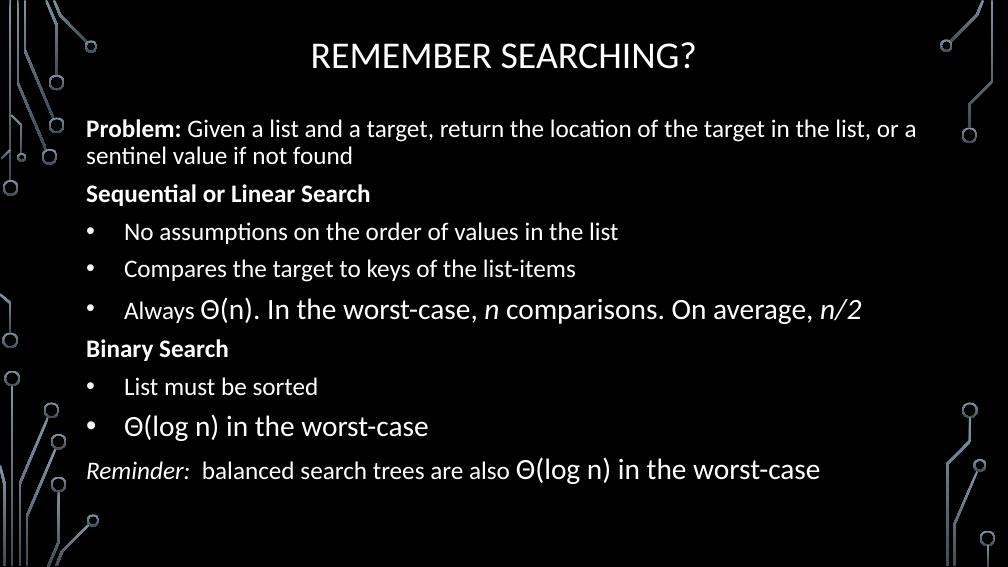
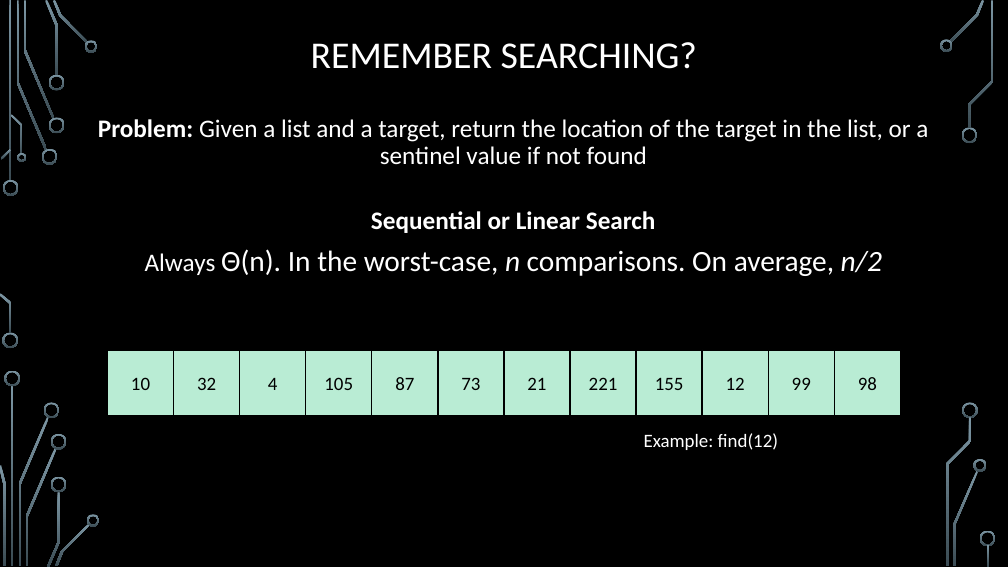
Before and after one commit to markfloryan/dsa2, a slide deck: slide 27 of slides/00-Review.pptx. Drawn at 1008x567 pixels with LibreOffice and Linux fonts; fonts in the diff are those of the drawing; background and template pictures are left out. Boxes give left, top, right and bottom in pixels: in the first picture for what was removed or moved away, otherwise in the second. Text is boxed around its words. In the diff, an @@ line names an element or a change of style, - is before the commit and + after.

```diff
--- a/slides/00-Review.pptx
+++ b/slides/00-Review.pptx
@@ text "Problem: Given a list and ..." at [98,119,928,276]: alignment left to centre; bullet • to none @@
@@ text at [124,222,619,282]: paragraphs removed @@
-• No assumptions on the order of values in the list
-• Compares the target to keys of the list-items
@@ text at [86,339,820,484]: paragraphs removed @@
-Binary Search
-• List must be sorted
-• Θ(log n) in the worst-case
-Reminder: balanced search trees are also Θ(log n) in the worst-case
@@ group added at [107,350,901,416]: 12 rectangles @@
+10
+32
+4
+105
+87
+73
+21
+221
+155
+12
+99
+98
@@ text added at [644,433,778,450], 18 pt, text #FFFFFF @@
+Example: find(12)
```
Also in this commit, not shown: 8 other slides changed, 6 slides added, 5 slides removed, 2 other files.
